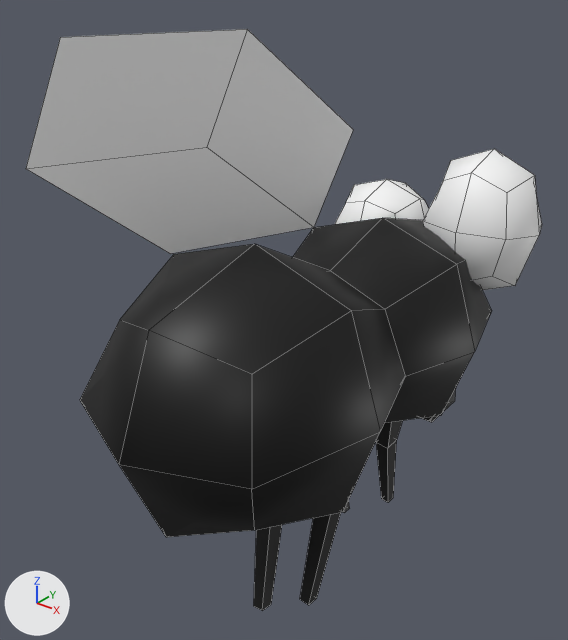
Before and after pictures for a commit that changed the FBX model Prototype3/Assets/Art/Fly/rig_fly.fbx.
Camera for both pictures: a 50 mm camera at (0.09366, -0.00506, 0.00285) aimed at (0.08993, -0.00039, -0.00005). Arrows for +X, +Y and +Z are at lower left; the lights stay in place. Mesh edges are drawn as thin lines. Where no turn or scale is listed for an object, it has been applied to the vertices.

The older version as bpy lines, for what is in view:
```python
me_mesh = bpy.data.meshes.new('Mesh')
me_mesh.from_pydata(...)  # 189 vertices, 163 faces; spans x -0.00152..0.00108, y -0.00301..0.00149, z 0.00579..0.01073
me_mesh.materials.append(mat_m_greytexture)  # picture img_texture_png
ob_geo_fly = bpy.data.objects.new('geo_fly', me_mesh)
ob_geo_fly.location = (0.090277, 0.000529, -0.008479)
```
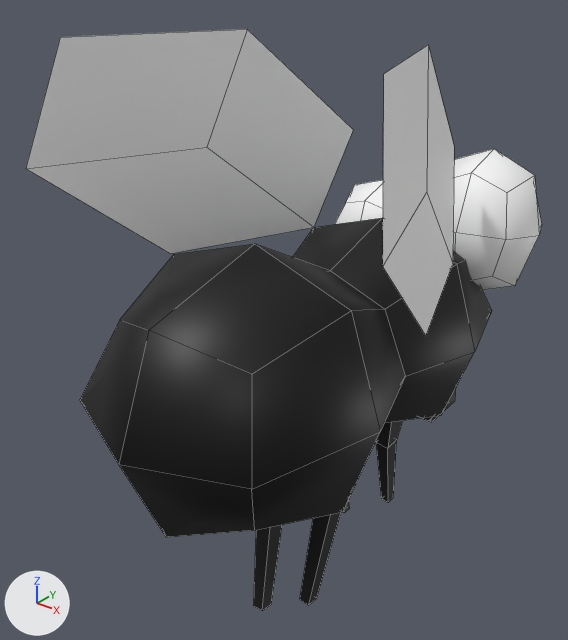
The newer file is also turned or shifted as a whole; pictures and numbers use the older file's frame.

Boxes (x1, y1, x2, y2) around the edits, measured in the pictures (568 x 640 px):
part 1 of me_mesh, added: after (383, 45, 454, 335)

What changed in the scene script:
```text
Change me_mesh:
    where me_mesh.from_pydata(...)  # 189 vertices, 163 faces; spans x -0.00152..0.00108, y -0.00301..0.00149, z 0.00579..0.01073
    used by ob_geo_fly; location = (0.090277, 0.000529, -0.008479)
    me_mesh part 1: the loose piece of 7 vertices spanning x -0.00152..-0.00051, y -0.00241..0.00027, z 0.00892..0.01073 is copied, and the copy is mirrored in x about its middle, then moved by (0.00199, 0.0, 0.0); it spans x 0.00047..0.00148, y -0.00241..0.00027, z 0.00892..0.01073
```
